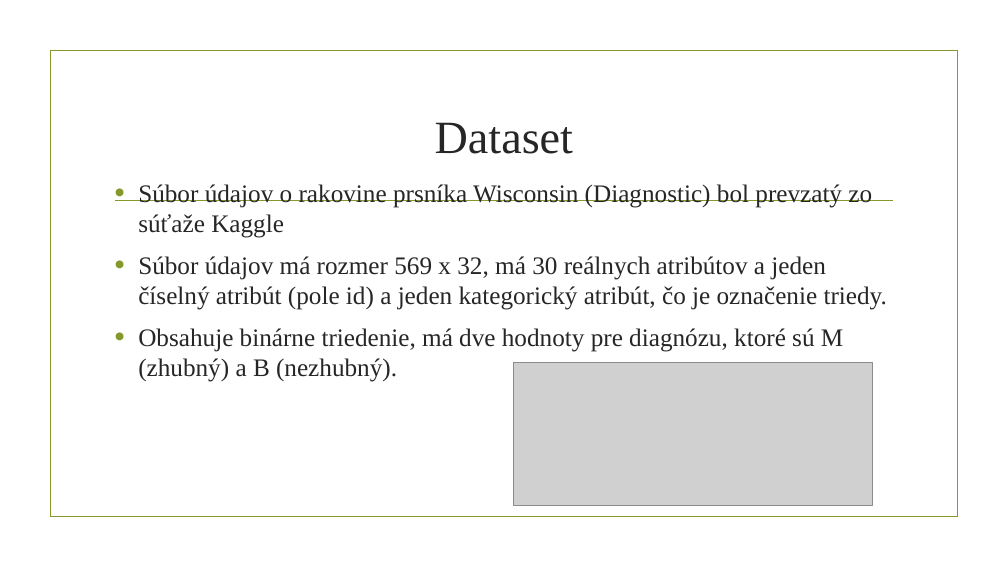
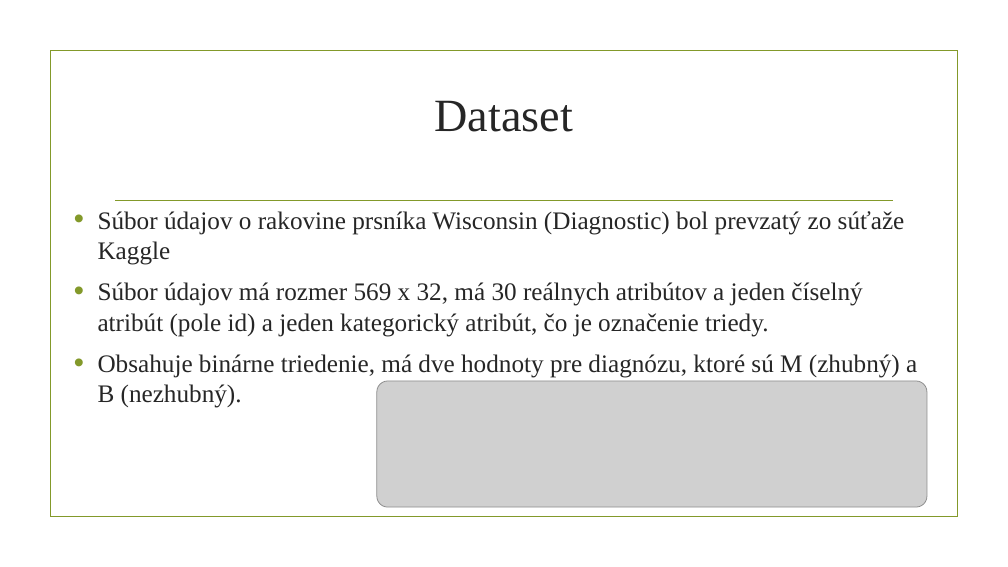
Before and after one commit to georgeob/Kysucky_NS2019, a slide deck: slide 4 of Kysucky_prezentacia.pptx. Drawn at 1008x567 pixels with LibreOffice and Linux fonts; fonts in the diff are those of the drawing; grey boxes stand for pictures; background and template pictures are left out. Boxes give left, top, right and bottom in pixels: in the first picture for what was removed or moved away, otherwise in the second. Text is boxed around its words. In the diff, an @@ line names an element or a change of style, - is before the commit and + after.

```diff
--- a/Kysucky_prezentacia.pptx
+++ b/Kysucky_prezentacia.pptx
@@ title "Dataset" moved from (x1=435, y1=122, x2=573, y2=154) to (x1=435, y1=100, x2=573, y2=132) @@
@@ text "Súbor údajov o rakovine prsníka ..." rewrapped from (x1=138, y1=184, x2=887, y2=382) to (x1=98, y1=211, x2=917, y2=408) @@
@@ picture resized from (x1=513, y1=362, x2=873, y2=506) to (x1=377, y1=381, x2=927, y2=507) @@
```
Also in this commit, not shown: 6 other slides changed, 1 slide added, 1 other file.
